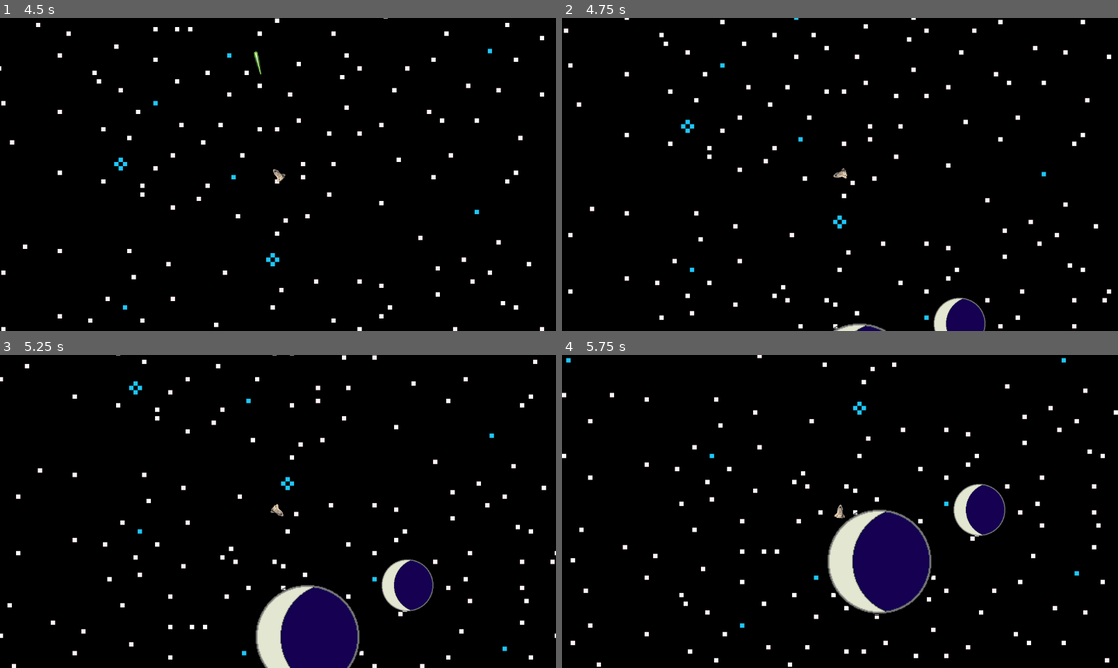
Above: before the commit, frames 1-4 (two rows, left to right).
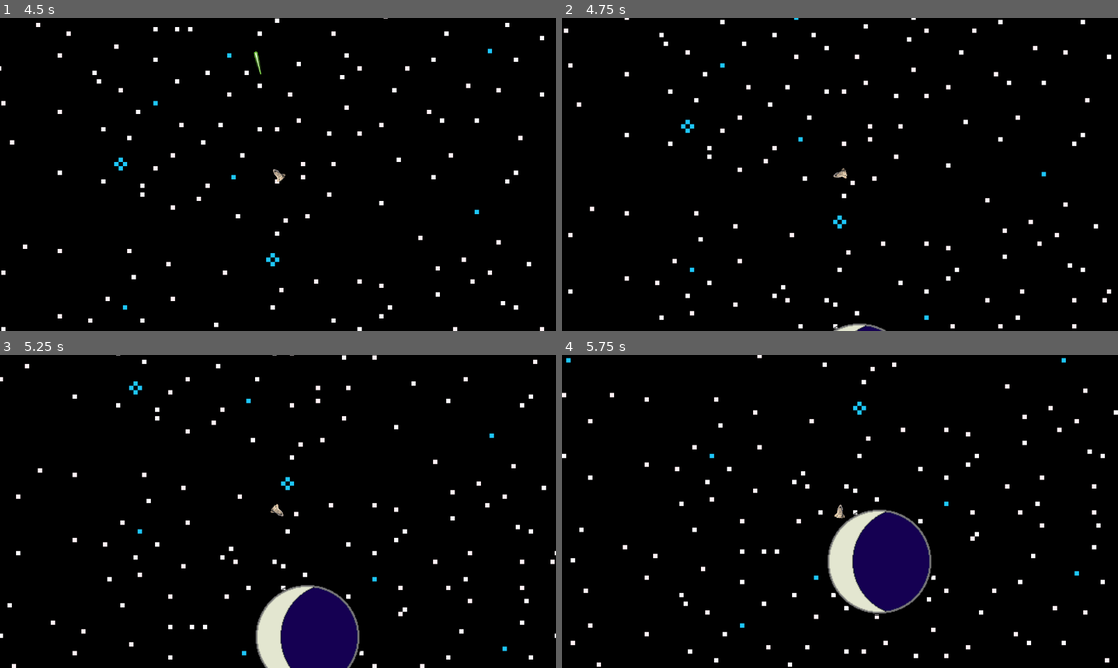
Above: after the commit, the same moments.

Repository: RPeterson0487/spacing-out
Game: Godot game, scene res://TestMain.tscn
Same seed, same stepped clock (60 frames per second), same inputs: the game is played once before the commit and once after it.
Inputs:
- Up to frame 1 (4.5 s): tap Enter at 0.5 s; hold Right (rotateRight) 0.53-1.28 s; hold X (fullStop) 0.53-1.28 s; hold Left (rotateLeft) 1.28-2.03 s; tap Down (rotateOpposite) at 1.35 s; hold Right (rotateRight) 2.03-2.78 s; hold Space (shoot) 2.03-2.78 s; hold Up (forwardThrust) 2.78-3.53 s; tap X (fullStop) at 2.85 s; hold Down (rotateOpposite) 3.53-4.28 s; hold Left (rotateLeft) from 3.53 s (still down); tap Space (shoot) at 4.35 s
- Up to frame 2 (4.75 s): keep holding Left (rotateLeft)
- Up to frame 3 (5.25 s): keep holding Left (rotateLeft); hold X (fullStop) from 5.03 s (still down)
- Up to frame 4 (5.75 s): keep holding Left (rotateLeft); keep holding X (fullStop)

Frame 1 is identical in both runs. In frame 2, 0.8% of the frame differs, in the area x 66-77%, y 89-100%; in frame 3, 1.2%; in frame 4, 1.2%, in the area x 70-80%, y 41-58%.

Commit message:
Still working on stations and planets.

Diff:
--- a/TestMain.tscn
+++ b/TestMain.tscn
@@ -11,9 +11,5 @@
 [node name="Landable" parent="." instance=ExtResource( 3 )]
 position = Vector2( 571, 1288 )
 
-[node name="Landable2" parent="." instance=ExtResource( 3 )]
-position = Vector2( 801, 1169 )
-scale = Vector2( 0.25, 0.25 )
-
 [node name="Player" parent="." instance=ExtResource( 2 )]
 position = Vector2( 596, 292 )
Not shown, changed: README.MD
